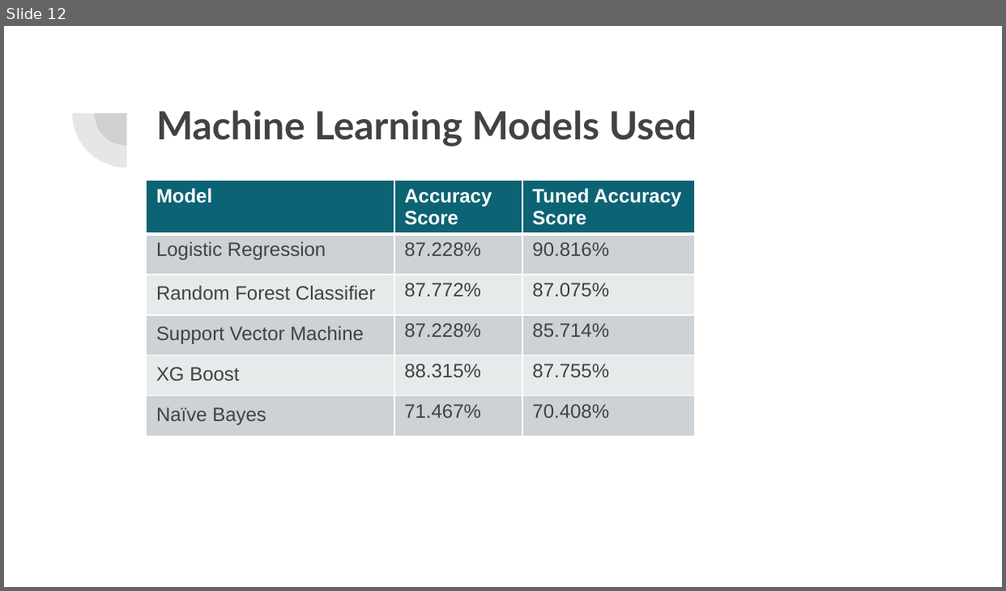
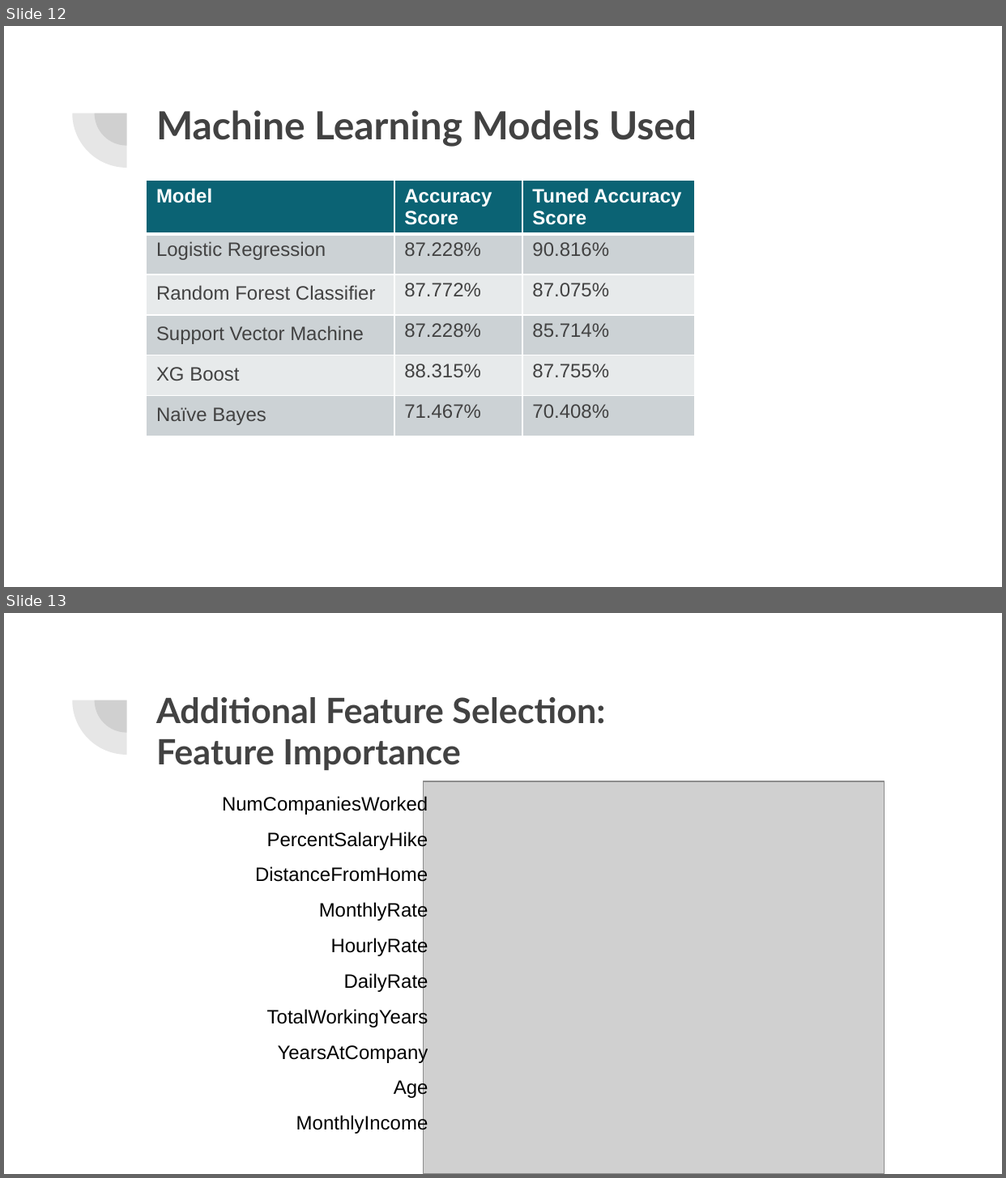
Before and after one commit to lykkelig/Group6_Final_Project, a slide deck: Presentation/Final Project Presentation.pptx. Shown one above the other, each under a label of ours: slide 12 before the commit, slides 12 and 13 after it. The pictures are 1006x591 and 1006x1178 pixels, drawn with LibreOffice and Linux fonts; fonts in the diff are those of the drawing; grey boxes stand for pictures. Boxes give left, top, right and bottom in pixels: in the first picture for what was removed or moved away, otherwise in the second. Text is boxed around its words. In the diff, an @@ line names an element or a change of style, - is before the commit and + after.

Commit message:
update powerpoint

```diff
--- a/Presentation/Final Project Presentation.pptx
+++ b/Presentation/Final Project Presentation.pptx
@@ slide 13 added at (x1=4, y1=613, x2=1002, y2=1174), background #FFFFFF; not listed: 2 template elements that a slide beside it also shows @@
@@ title added at (x1=156, y1=697, x2=605, y2=771), 25.2 pt, text #424242, bold @@
+Additional Feature Selection:
+Feature Importance
@@ picture added at (x1=423, y1=781, x2=884, y2=1174) @@
@@ text added at (x1=222, y1=795, x2=428, y2=815), 14 pt, text #000000 @@
+NumCompaniesWorked
@@ text added at (x1=267, y1=830, x2=428, y2=850), 14 pt, text #000000 @@
+PercentSalaryHike
@@ text added at (x1=255, y1=866, x2=428, y2=886), 14 pt, text #000000 @@
+DistanceFromHome
@@ text added at (x1=319, y1=901, x2=428, y2=922), 14 pt, text #000000 @@
+MonthlyRate
@@ text added at (x1=331, y1=937, x2=428, y2=957), 14 pt, text #000000 @@
+HourlyRate
@@ text added at (x1=344, y1=973, x2=428, y2=993), 14 pt, text #000000 @@
+DailyRate
@@ text added at (x1=267, y1=1008, x2=428, y2=1029), 14 pt, text #000000 @@
+TotalWorkingYears
@@ text added at (x1=278, y1=1043, x2=428, y2=1063), 14 pt, text #000000 @@
+YearsAtCompany
@@ text added at (x1=394, y1=1079, x2=428, y2=1099), 14 pt, text #000000 @@
+Age
@@ text added at (x1=296, y1=1114, x2=428, y2=1135), 14 pt, text #000000 @@
+MonthlyIncome
```
Also in this commit, not shown: 1 slide removed.
